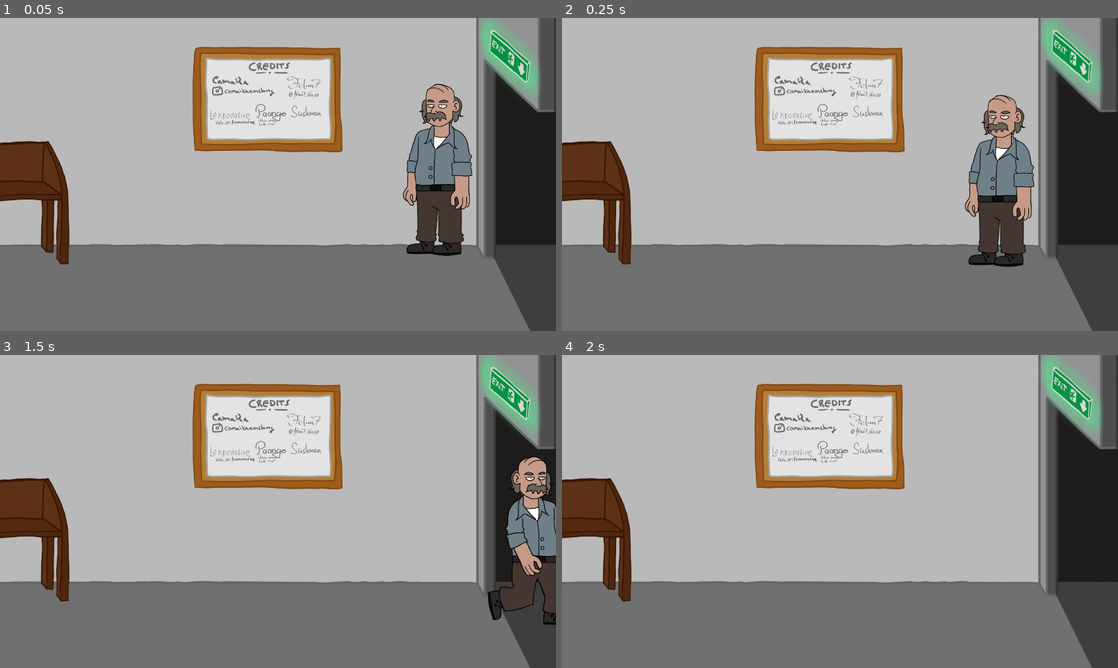
Above: before the commit, frames 1-4 (two rows, left to right).
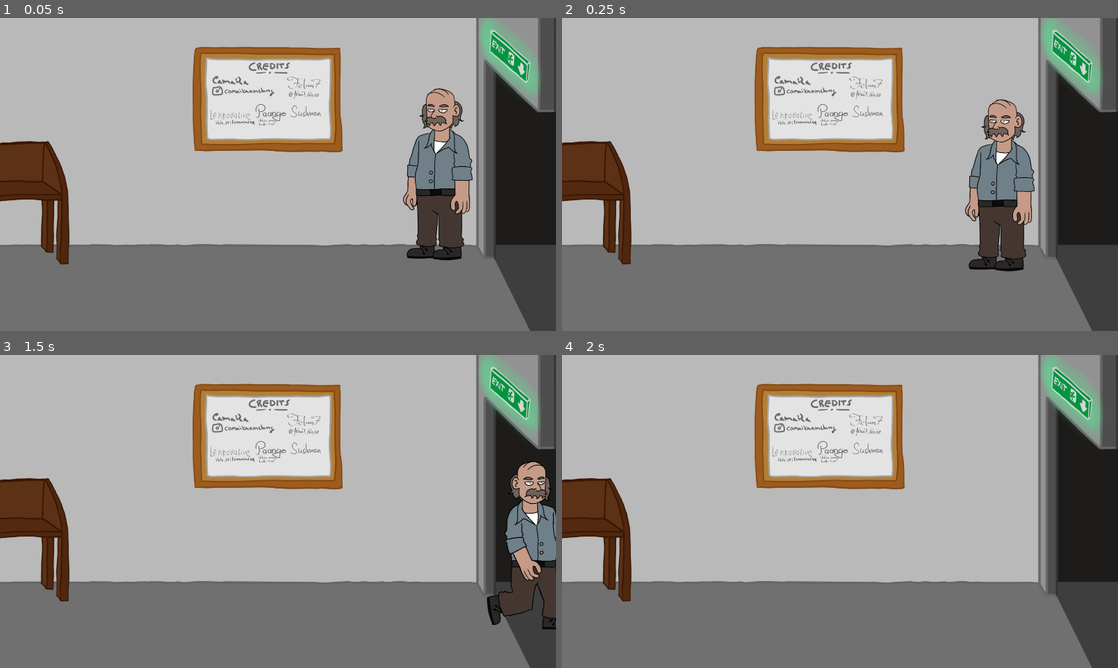
Above: after the commit, the same moments.

Repository: lennovative/ggj21
Game: Godot game, scene res://Scenes/Game.tscn
Two runs of this game, one before a commit and one after it. Both use one fixed random seed, a clock stepped at 60 frames per second and the inputs below. Sound files missing from this copy of the repository are replaced by a short silence.
Inputs (mouse positions are in pixels of both pictures, inside the frame that each line leads up to):
- Up to frame 1 (0.05 s): no input
- Up to frame 2 (0.25 s): no input
- Up to frame 3 (1.5 s): move the mouse to (400, 495) at 0.52 s; hold D (right_button) from 0.53 s (still down); tap E (collect) at 0.6 s; tap Space (jump_button) at 0.77 s; move the mouse to (166, 527) at 1.27 s; tap F (deliver) at 1.35 s
- Up to frame 4 (2 s): keep holding D (right_button); tap Space (jump_button) at 1.52 s

The runs differ from the first frame. In frame 1, 2.1% of the frame differs, in the area x 72-85%, y 20-78%; in frame 2, 2.0%; in frame 3, 1.7%; in frame 4, nothing differs.

Commit message:
player in office animation fixed

Diff:
--- a/Scenes/Player_in_office.tscn
+++ b/Scenes/Player_in_office.tscn
@@ -78,7 +78,7 @@
 texture = ExtResource( 1 )
 vframes = 4
 hframes = 5
-frame = 18
+frame = 17
 
 [node name="CollisionShape2D" type="CollisionShape2D" parent="."]
 position = Vector2( -5, 11 )
Binary file changed: Assets/Graphics/player.png
